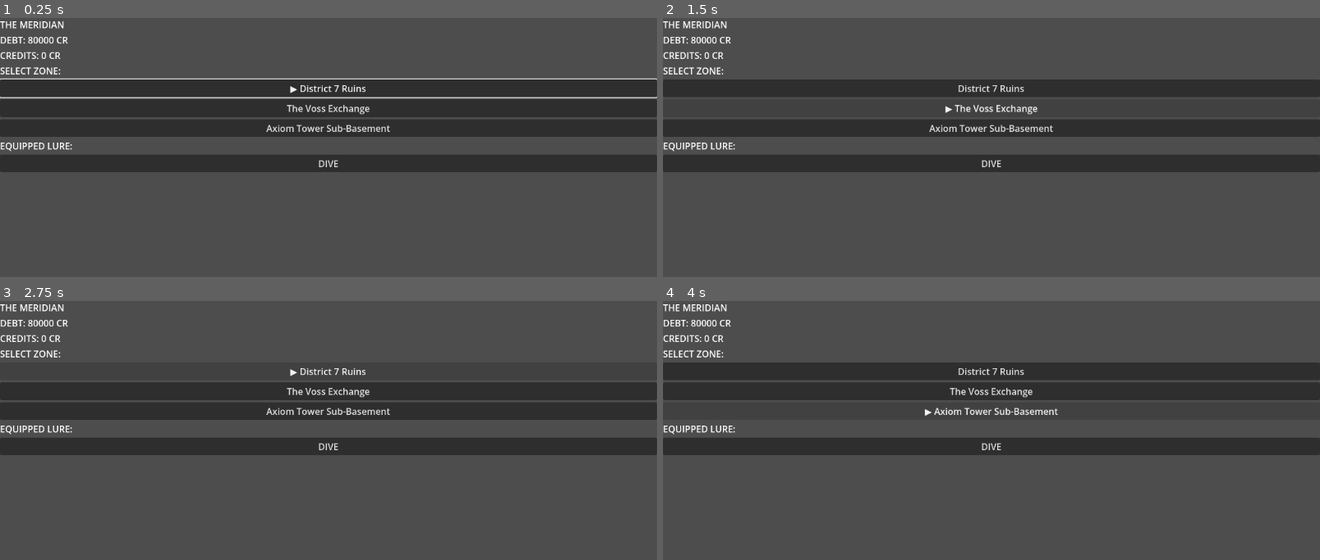
Above: before the commit, frames 1-4 (two rows, left to right).
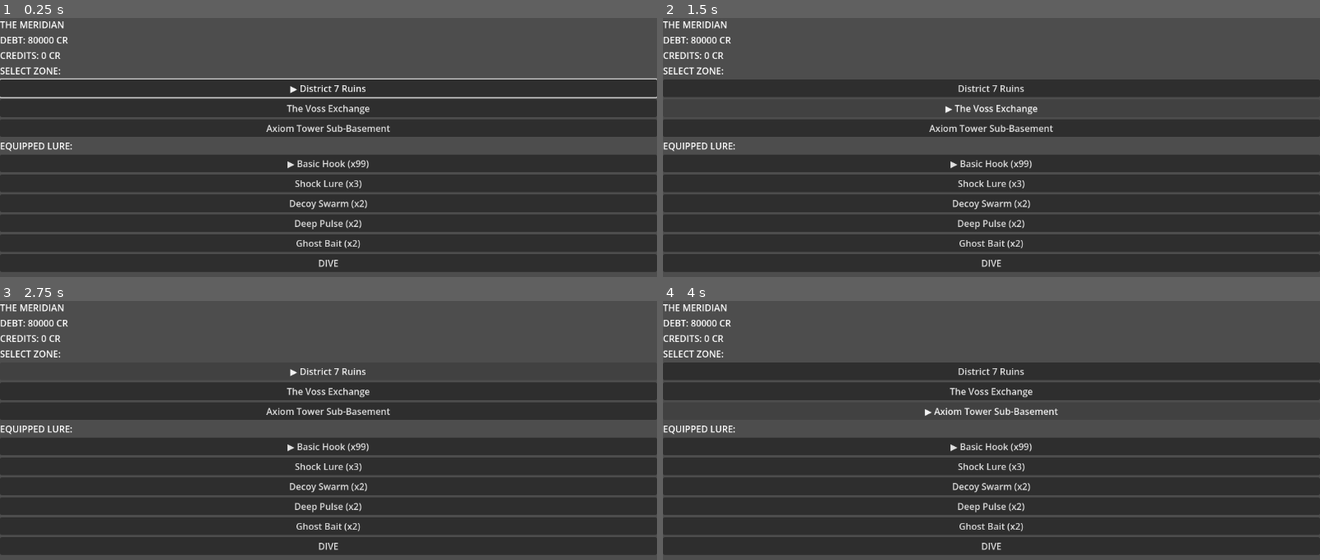
Above: after the commit, the same moments.

Repository: Teeohbee/deadcast
Game: Godot game, scene res://scenes/barge_hub/BargeHub.tscn
The game is run twice, just before and just after one commit, with the same random seed, the same clock (stepped at 60 frames per second) and the same inputs.
Inputs:
- Up to frame 1 (0.25 s): no input
- Up to frame 2 (1.5 s): click "▶ District 7 Ruins" at 0.5 s; click "The Voss Exchange" at 1.25 s
- Up to frame 3 (2.75 s): click "District 7 Ruins" at 2 s
- Up to frame 4 (4 s): click "Axiom Tower Sub-Basement" at 2.75 s; click "▶ Axiom Tower Sub-Basement" at 3.5 s

The runs differ from the first frame. In frame 1, 34% of the frame differs, in the area x 0-100%, y 54-99%; in frame 2, 34%; in frame 3, 34%; in frame 4, 34%.
Error before the commit: Invalid access to property or key 'lure_name' on a base object of type 'null instance'. (res://scenes/barge_hub/LureEquip.gd:23)

Commit message:
fix: use type=Resource in rod/lure/zone .tres files to avoid class registry dependency

Diff:
--- a/resources/lures/basic_hook.tres
+++ b/resources/lures/basic_hook.tres
@@ -1,4 +1,4 @@
-[gd_resource type="LureData" script_class="LureData" load_steps=2 format=3]
+[gd_resource type="Resource" format=3]
 
 [ext_resource type="Script" path="res://resources/lure_data.gd" id="1_lure"]
 
--- a/resources/lures/decoy_swarm.tres
+++ b/resources/lures/decoy_swarm.tres
@@ -1,4 +1,4 @@
-[gd_resource type="LureData" script_class="LureData" load_steps=2 format=3]
+[gd_resource type="Resource" format=3]
 
 [ext_resource type="Script" path="res://resources/lure_data.gd" id="1_lure"]
 
--- a/resources/lures/deep_pulse.tres
+++ b/resources/lures/deep_pulse.tres
@@ -1,4 +1,4 @@
-[gd_resource type="LureData" script_class="LureData" load_steps=2 format=3]
+[gd_resource type="Resource" format=3]
 
 [ext_resource type="Script" path="res://resources/lure_data.gd" id="1_lure"]
 
--- a/resources/lures/ghost_bait.tres
+++ b/resources/lures/ghost_bait.tres
@@ -1,4 +1,4 @@
-[gd_resource type="LureData" script_class="LureData" load_steps=2 format=3]
+[gd_resource type="Resource" format=3]
 
 [ext_resource type="Script" path="res://resources/lure_data.gd" id="1_lure"]
 
--- a/resources/lures/shock_lure.tres
+++ b/resources/lures/shock_lure.tres
@@ -1,4 +1,4 @@
-[gd_resource type="LureData" script_class="LureData" load_steps=2 format=3]
+[gd_resource type="Resource" format=3]
 
 [ext_resource type="Script" path="res://resources/lure_data.gd" id="1_lure"]
 
--- a/resources/rods/ghost_line.tres
+++ b/resources/rods/ghost_line.tres
@@ -1,4 +1,4 @@
-[gd_resource type="RodData" script_class="RodData" load_steps=2 format=3]
+[gd_resource type="Resource" format=3]
 
 [ext_resource type="Script" path="res://resources/rod_data.gd" id="1_rod"]
 
--- a/resources/rods/monocarbon_rig.tres
+++ b/resources/rods/monocarbon_rig.tres
@@ -1,4 +1,4 @@
-[gd_resource type="RodData" script_class="RodData" load_steps=2 format=3]
+[gd_resource type="Resource" format=3]
 
 [ext_resource type="Script" path="res://resources/rod_data.gd" id="1_rod"]
 
--- a/resources/rods/scrap_rod.tres
+++ b/resources/rods/scrap_rod.tres
@@ -1,4 +1,4 @@
-[gd_resource type="RodData" script_class="RodData" load_steps=2 format=3]
+[gd_resource type="Resource" format=3]
 
 [ext_resource type="Script" path="res://resources/rod_data.gd" id="1_rod"]
 
--- a/resources/zones/axiom.tres
+++ b/resources/zones/axiom.tres
@@ -1,4 +1,4 @@
-[gd_resource type="ZoneData" script_class="ZoneData" load_steps=2 format=3]
+[gd_resource type="Resource" format=3]
 
 [ext_resource type="Script" path="res://resources/zone_data.gd" id="1_zone"]
 
--- a/resources/zones/district7.tres
+++ b/resources/zones/district7.tres
@@ -1,4 +1,4 @@
-[gd_resource type="ZoneData" script_class="ZoneData" load_steps=2 format=3]
+[gd_resource type="Resource" format=3]
 
 [ext_resource type="Script" path="res://resources/zone_data.gd" id="1_zone"]
 
--- a/resources/zones/exchange.tres
+++ b/resources/zones/exchange.tres
@@ -1,4 +1,4 @@
-[gd_resource type="ZoneData" script_class="ZoneData" load_steps=2 format=3]
+[gd_resource type="Resource" format=3]
 
 [ext_resource type="Script" path="res://resources/zone_data.gd" id="1_zone"]
 
